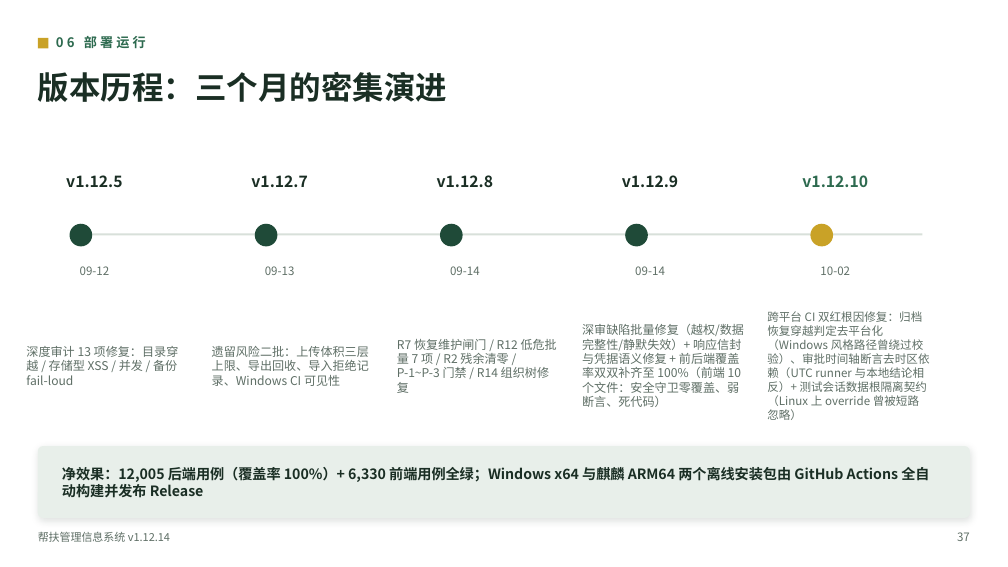
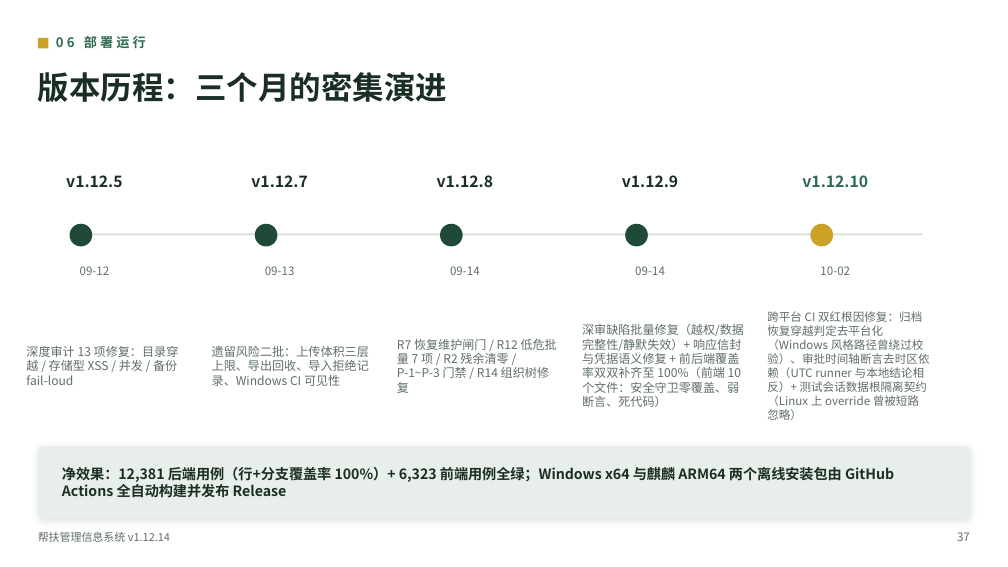
Before and after one commit to lzh745200/MRRS, a slide deck: slide 39 of docs/帮扶管理信息系统介绍.pptx. Drawn at 1008x567 pixels with LibreOffice and Linux fonts; fonts in the diff are those of the drawing. Boxes give left, top, right and bottom in pixels: in the first picture for what was removed or moved away, otherwise in the second. Text is boxed around its words. In the diff, an @@ line names an element or a change of style, - is before the commit and + after.

Commit message:
docs: 文档与 PPT 全量同步至 2026-10-07 实测口径（分支覆盖 100% 门禁上线）
- 用例口径：后端 12,381（collect 实测，621 文件）/ 前端 6,323（299 文件，
  三片分片全量实测 2148+1966+2209，0 skip）/ 合计 18,704；
- 新增成就：分支覆盖 100% 全局严格门禁（.coveragerc branch=True +
  fail_under=100 + 棘轮基线 100.0；96.70% → 100%，3 个文档化不可达弧
  带理由豁免，CI 双遍 22 分钟通过）；
- 更新范围：README（头部版本 v1.12.12→v1.12.14、徽章、质量表 + 分支覆盖行、
  验证行 2026-10-07）/ 项目文件结构说明.md（5 处）/ docs/build_ppt.js（10 处）
  / AGENTS.md（快速命令注记）/ CHANGELOG.md（新增 [Unreleased] 段落）；
- 重建两份同名 PPTX（md5 一致，854,104B），XML 抽查新数字就位、旧数字 0 命中；
- 流程：工程师寇豆码实现 + 两轮修正，QA 严过关两轮独立复验（路由 NoOne）；
  CHANGELOG 历史段落（1.12.14 及以前）刻意保留旧口径。

```diff
--- a/docs/帮扶管理信息系统介绍.pptx
+++ b/docs/帮扶管理信息系统介绍.pptx
@@ text at [62, 465, 894, 498]: text changed @@
-净效果：12,005 后端用例（覆盖率 100%）+ 6,330 前端用例全绿；Windows x64 与麒麟 ARM64 两个离线安装包由 GitHub Actions 全自动构建并发布 Release
+净效果：12,381 后端用例（行+分支覆盖率 100%）+ 6,323 前端用例全绿；Windows x64 与麒麟 ARM64 两个离线安装包由 GitHub Actions 全自动构建并发布 Release
```
Also in this commit, not shown: 6 other slides changed, 6 other files.
